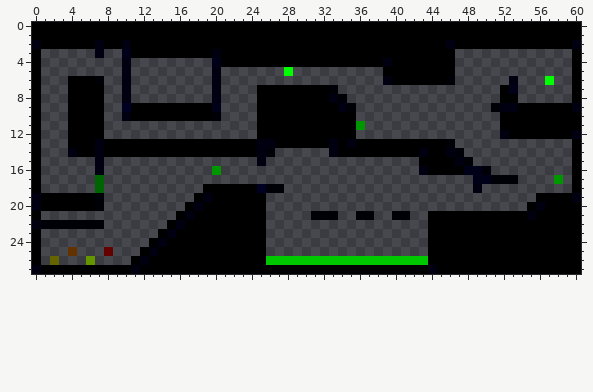
Two states of a pixel-art sprite, The Seekers Way 0.2/Maps/Level3.png. This is how it looked before the edit.
The file is 61x28 pixels. Pixels under 10% opacity are left out. Colours within 5 levels of each other are drawn and written as one.
And afterwards:
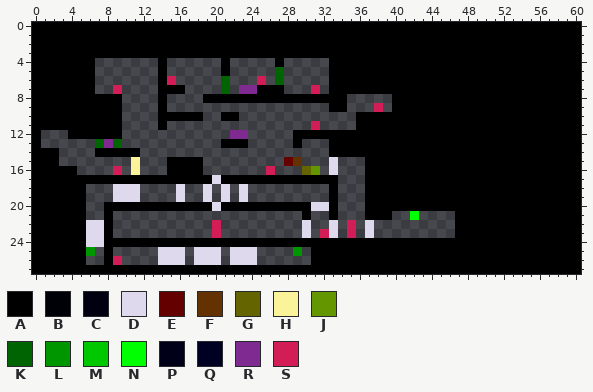
Palette (. is transparent): A #000000  B #000007  C #000010  D #ded9ec  E #640000  F #643200  G #646400  H #faf399  J #649600  K #006403  L #009600  M #00c800  N #00ff00  P #000019  Q #000023  R #7f2a90  S #d21d57
From old to new:
y 2: x 0 C -> A; x 7 C -> A; x 10 C -> A; x 46 C -> A; x 60 C -> A
y 3: x 1..10 ......C..P -> AAAAAAAAAA; x 20 C -> A; x 47..59 ............. -> AAAAAAAAAAAAA
y 4: x 1..6 ...... -> AAAAAA; x 10 C -> .; x 14 . -> A; x 20 P -> .; x 22..26 AAAAA -> .....; x 28..32 AAAAA -> .....; x 39 C -> A; x 47..59 ............. -> AAAAAAAAAAAAA
y 5: x 1..6 ...... -> AAAAAA; x 10 C -> .; x 14 . -> A; x 20..21 C. -> .A; x 27..28 .N -> K.; x 33..38 ...... -> AAAAAA; x 47..59 ............. -> AAAAAAAAAAAAA
y 6: x 1..3 ... -> AAA; x 7 B -> .; x 10 C -> .; x 14..15 .. -> AS; x 20..21 C. -> .K; x 25 . -> S; x 27 . -> K; x 33..39 ......C -> AAAAAAA; x 46..59 B......C...N.. -> AAAAAAAAAAAAAA
y 7: x 1..3 ... -> AAA; x 7 A -> .; x 9..10 .C -> S.; x 14..16 ... -> AAA; x 20..21 C. -> .K; x 23..24 .. -> RR; x 28..51 AAAAAB.................. -> ...S.AAAAAAAAAAAAAAAAAAA; x 53..59 P...... -> AAAAAAA
y 8: x 1..3 ... -> AAA; x 8..10 ..C -> AA.; x 14 . -> A; x 19..24 .C.... -> AAAAAA; x 33..34 CB -> AA; x 40..51 ............ -> AAAAAAAAAAAA; x 54..59 ...... -> AAAAAA
y 9: x 1..3 ... -> AAA; x 8..13 ..QAAA -> AA....; x 15..20 AAAAAP -> ......; x 25..32 AAAAAAAA -> ........; x 34..35 CB -> A.; x 38 . -> S; x 40..53 ...........BCC -> AAAAAAAAAAAAAA; x 60 C -> A
y 10: x 1..3 ... -> AAA; x 8..13 ..CAAA -> AA....; x 19..22 AB.. -> ..AA; x 25..51 AAAAAAAAAAA................ -> ...........AAAAAAAAAAAAAAAA
y 11: x 1..3 ... -> AAA; x 8..9 .. -> AA; x 14 . -> A; x 25..51 AAAAAAAAAAAL............... -> ......S....AAAAAAAAAAAAAAAA
y 12: x 8..9 .. -> AA; x 22..23 .. -> RR; x 25..28 AAAA -> ....; x 36..52 ................C -> AAAAAAAAAAAAAAAAA; x 60 C -> A
y 13: x 4..20 AAACAAAAAAAAAAAAA -> ...KRK...........; x 24..28 ACCAA -> .....; x 30..33 AAAC -> ...A; x 35 C -> A; x 46..59 B............. -> AAAAAAAAAAAAAA
y 14: x 1..2 .. -> AA; x 4..7 CAAC -> ...A; x 12..26 AAAAAAAAAAAAACB -> ...............; x 33 C -> A; x 43 C -> A; x 46..59 CB............ -> AAAAAAAAAAAAAA
y 15: x 1..2 .. -> AA; x 7 C -> .; x 11 . -> H; x 15..18 .... -> AAAA; x 25 C -> .; x 28..29 .. -> EF; x 33 . -> D; x 37..42 ...... -> AAAAAA; x 47..59 CB........... -> AAAAAAAAAAAAA
y 16: x 1..4 .... -> AAAA; x 7 C -> .; x 9 . -> S; x 11 . -> H; x 15..18 .... -> AAAA; x 20 L -> .; x 26 . -> S; x 30..31 .. -> GJ; x 33 . -> D; x 37..43 ......C -> AAAAAAA; x 48..59 PPB......... -> AAAAAAAAAAAA
y 17: x 1..33 ......K.......................... -> AAAAAAAAAAAAAAAAAAADAAAAAAAAAAAAA; x 37..59 ............PPBBB....L. -> AAAAAAAAAAAAAAAAAAAAAAA
y 18: x 1..5 ..... -> AAAAA; x 7 K -> .; x 9..11 ... -> DDD; x 16 . -> D; x 19..27 AAAAAAQBB -> D.D.D....; x 33 . -> A; x 37..59 ............C.......... -> AAAAAAAAAAAAAAAAAAAAAAA
y 19: x 0 C -> A; x 6..7 AB -> ..; x 9..11 ... -> DDD; x 16 . -> D; x 18..25 ACAAAAAA -> .D.D.D..; x 33 . -> A; x 37..55 ................... -> AAAAAAAAAAAAAAAAAAA; x 60 C -> A
y 20: x 0 C -> A; x 6..16 AB......... -> ..AAAAAAAAA; x 18 C -> A; x 20 A -> D; x 26..33 ........ -> AAAAADDA; x 37..54 .................. -> AAAAAAAAAAAAAAAAAA; x 56 C -> A
y 21: x 1..5 ..... -> AAAAA; x 8 . -> A; x 16..25 ACAAAAAAAA -> ..........; x 30..33 .BBB -> A..A; x 36..42 BB..BB. -> .AAA..N; x 44..46 AAA -> ...; x 55 C -> A
y 22: x 0..8 CBBBBBBB. -> AAAAAADDA; x 15..25 ACAAAAAAAAA -> .....S.....; x 30 . -> D; x 33 . -> D; x 35 . -> S; x 37 . -> D; x 44..46 AAA -> ...
y 23: x 1..8 ........ -> AAAAADDA; x 14..25 ACAAAAAAAAAA -> ......S.....; x 30 . -> D; x 32..33 .. -> SD; x 35 . -> S; x 37 . -> D; x 44..46 AAA -> ...
y 24: x 1..12 ............ -> AAAAADDAAAAA; x 14 C -> A; x 26..43 .................. -> AAAAAAAAAAAAAAAAAA
y 25: x 1..6 ...F.. -> AAAAAL; x 8 E -> A; x 12..25 ACAAAAAAAAAAAA -> ..DDD.DDD.DDD.; x 29 . -> L; x 31..43 ............. -> AAAAAAAAAAAAA
y 26: x 1..6 .G...J -> AAAAA.; x 8..9 .. -> AS; x 11..43 ACAAAAAAAAAAAAAMMMMMMMMMMMMMMMMMM -> ...DDD.DDD.DDD......AAAAAAAAAAAAA
y 27: x 0 C -> A; x 11 C -> A; x 44 C -> A
